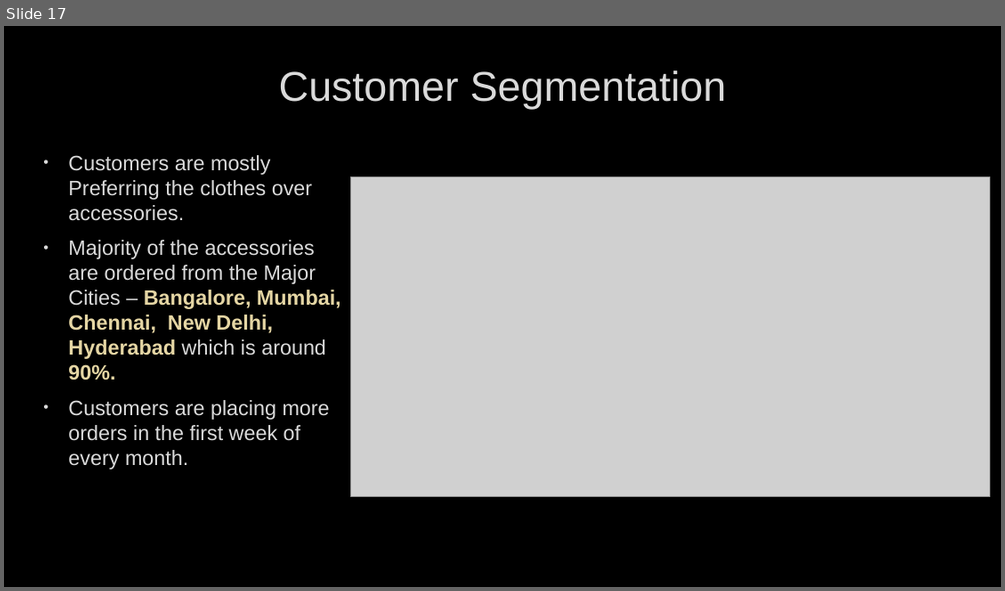
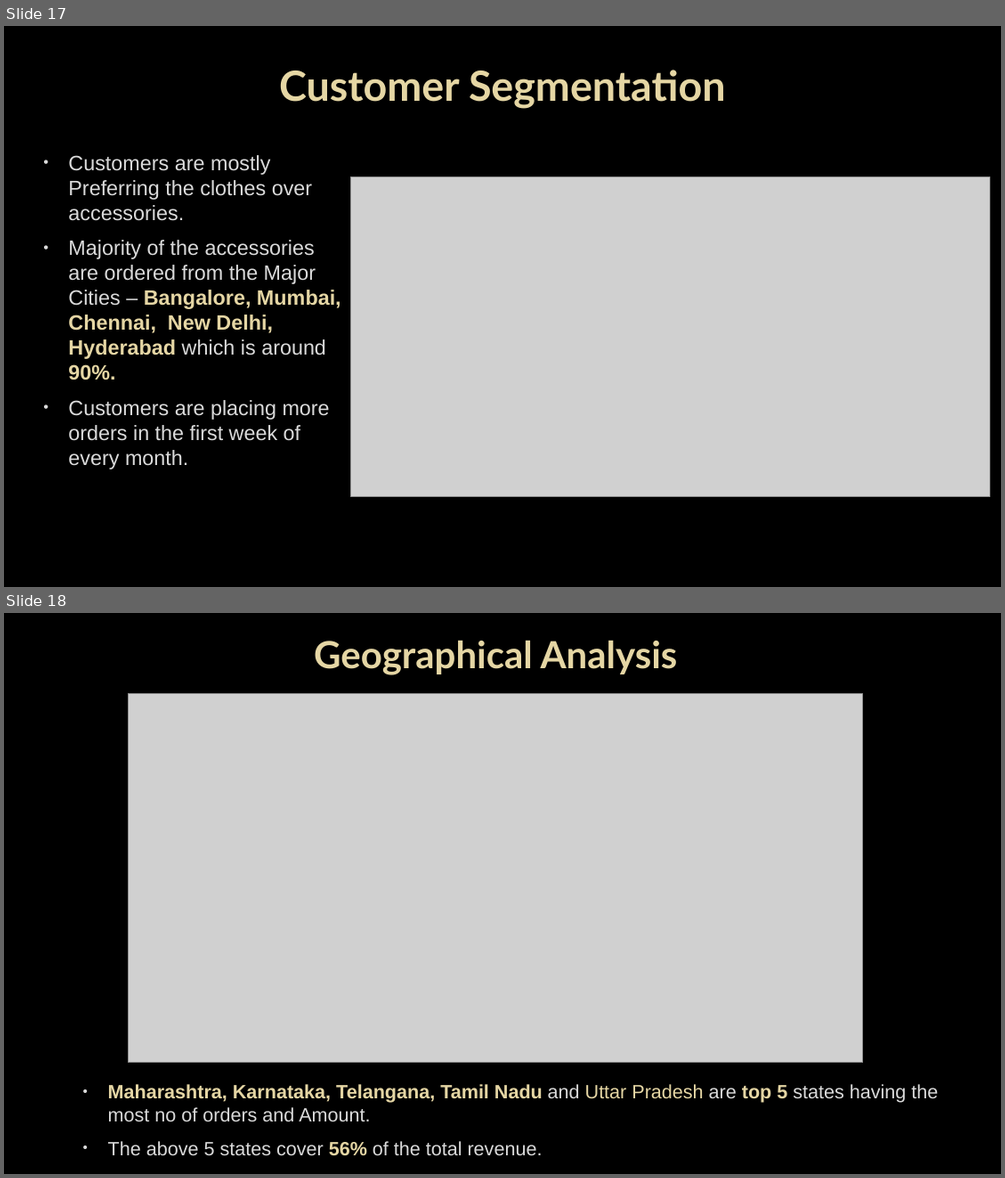
Before and after one commit to saikrishnatandasi/amazon-innobyte, a slide deck: Amazon Sales Analysis.pptx. Shown one above the other, each under a label of ours: slide 17 before the commit, slides 17 and 18 after it. The pictures are 1005x591 and 1005x1178 pixels, drawn with LibreOffice and Linux fonts; fonts in the diff are those of the drawing; grey boxes stand for pictures; background and template pictures are left out. Boxes give left, top, right and bottom in pixels: in the first picture for what was removed or moved away, otherwise in the second. Text is boxed around its words. In the diff, an @@ line names an element or a change of style, - is before the commit and + after.

```diff
--- a/Amazon Sales Analysis.pptx
+++ b/Amazon Sales Analysis.pptx
@@ slide 18 added at (4,613,1001,1174), background picture (left out) @@
@@ title added at (314,640,678,675), 36 pt, text #E5D6A4, bold @@
+Geographical Analysis
@@ picture added at (128,694,863,1062) @@
@@ text added at (108,1084,938,1156), 18.5 pt, text #DADADA @@
+• Maharashtra, Karnataka, Telangana, Tamil Nadu and Uttar Pradesh are top 5 states having the most no of orders and Amount.
+• The above 5 states cover 56% of the total revenue.
@@ slide 17 changed as well @@
@@ title "Customer Segmentation" at (279,70,726,109): font Arial to Lato, text colour #DADADA to #E5D6A4, bold on @@
```
Also in this commit, not shown: 16 other slides changed, 4 other slides added, 1 slide removed, 3 other files.
